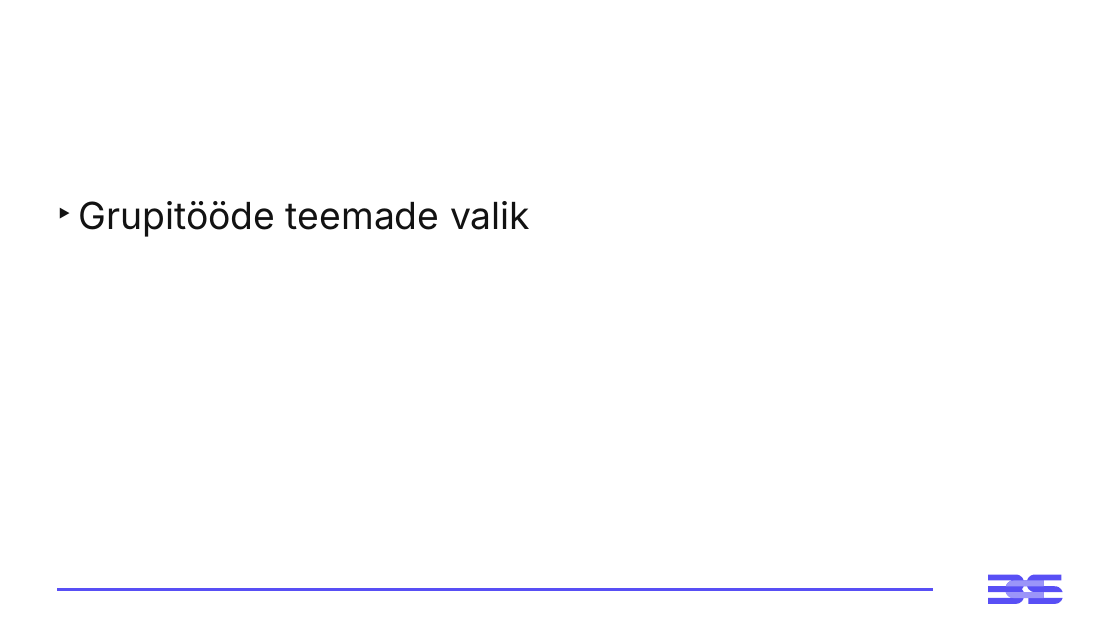
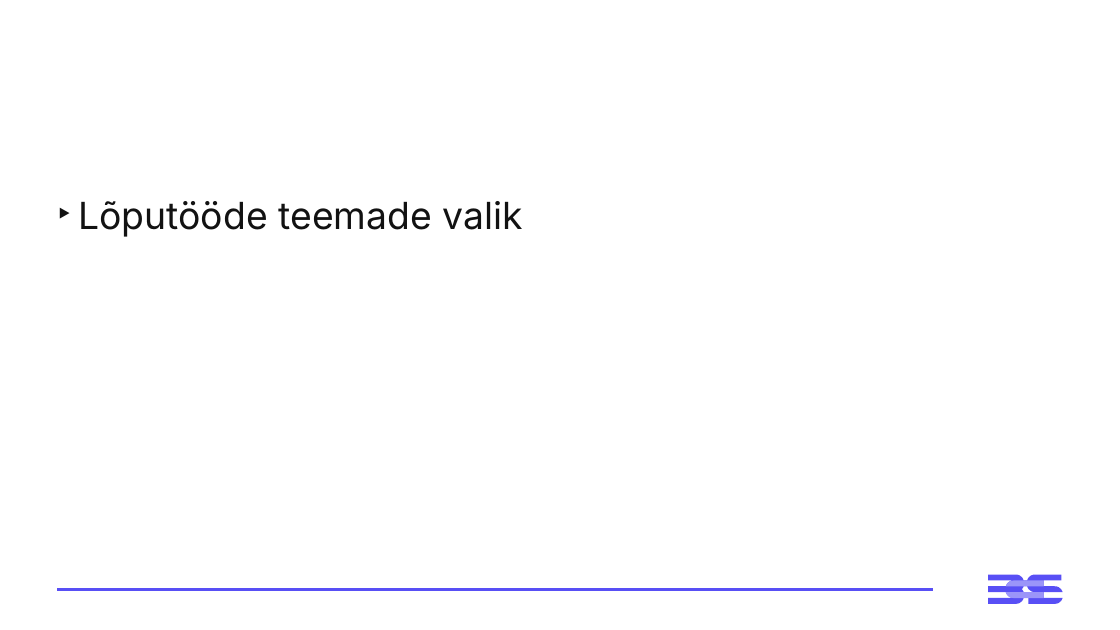
Before and after one commit to virverani/andmetarkus_2026_kevad, a slide deck: slide 24 of Day14/14-paev-andmetarkus-esitlus.pptx (slide 23 before the commit). Drawn at 1120x630 pixels with LibreOffice and Linux fonts; fonts in the diff are those of the drawing. Boxes give left, top, right and bottom in pixels: in the first picture for what was removed or moved away, otherwise in the second. Text is boxed around its words. In the diff, an @@ line names an element or a change of style, - is before the commit and + after.

Commit message:
Day14 slides update

```diff
--- a/Day14/14-paev-andmetarkus-esitlus.pptx
+++ b/Day14/14-paev-andmetarkus-esitlus.pptx
@@ text at (78,201,523,237): text changed @@
-‣ Grupitööde teemade valik
+‣ Lõputööde teemade valik
```
Also in this commit, not shown: 4 other slides changed, 2 slides added.
